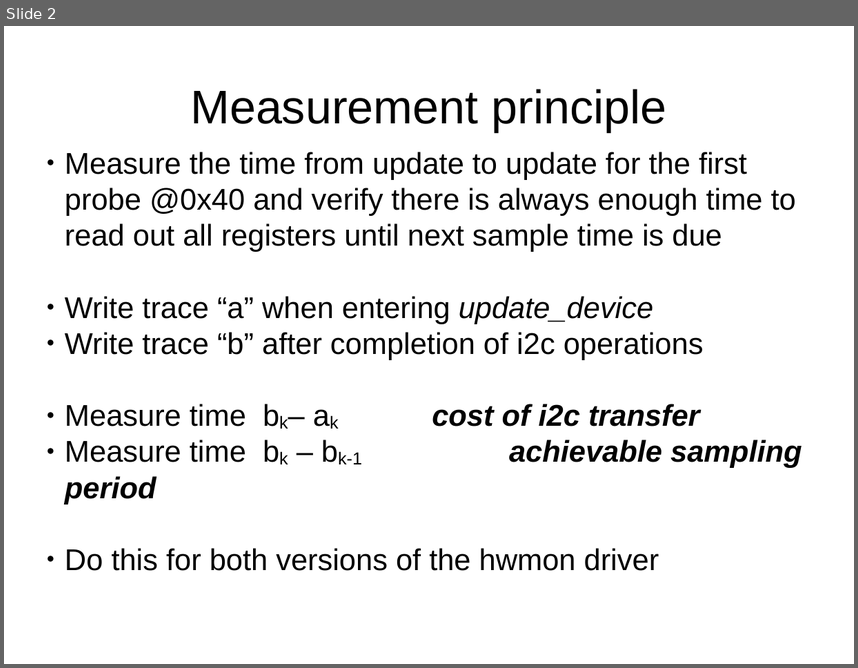
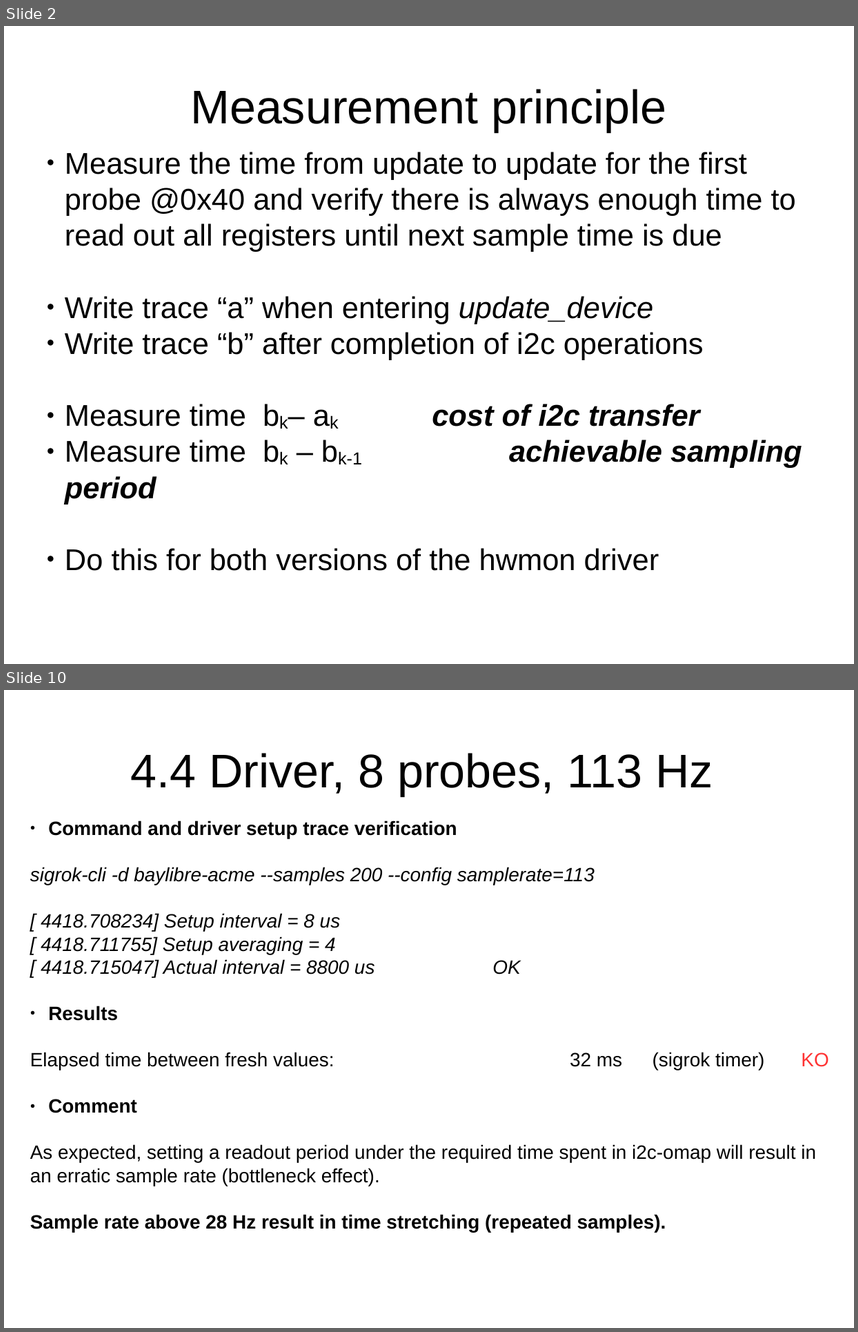
Before and after one commit to BayLibre/ACME, a slide deck: docs/measurements/8-probes-measurements.odp. Shown one above the other, each under a label of ours: slide 2 before the commit, slides 2 and 10 after it; the slides between them are not shown. The pictures are 858x668 and 858x1332 pixels, drawn with LibreOffice and Linux fonts; fonts in the diff are those of the drawing. Boxes give left, top, right and bottom in pixels: in the first picture for what was removed or moved away, otherwise in the second. Text is boxed around its words. In the diff, an @@ line names an element or a change of style, - is before the commit and + after.

```diff
--- a/docs/measurements/8-probes-measurements.odp
+++ b/docs/measurements/8-probes-measurements.odp
@@ slide 10 added at [4,690,854,1328], background #FFFFFF @@
@@ title added at [130,753,713,796], 44 pt, text #000000 @@
+4.4 Driver, 8 probes, 113 Hz
@@ text added at [30,820,829,1232], 18 pt, text #000000 @@
+● Command and driver setup trace verification
+sigrok-cli -d baylibre-acme --samples 200 --config samplerate=113
+[ 4418.708234] Setup interval = 8 us
+[ 4418.711755] Setup averaging = 4
+[ 4418.715047] Actual interval = 8800 us OK
+● Results
+Elapsed time between fresh values: 32 ms (sigrok timer) KO
+● Comment
+As expected, setting a readout period under the required time spent in i2c-omap will result in an erratic sample rate (bottleneck effect).
+Sample rate above 28 Hz result in time stretching (repeated samples).
```
Also in this commit, not shown: 2 slides changed, 8 other slides added, 1 slide removed, 2 other files.
